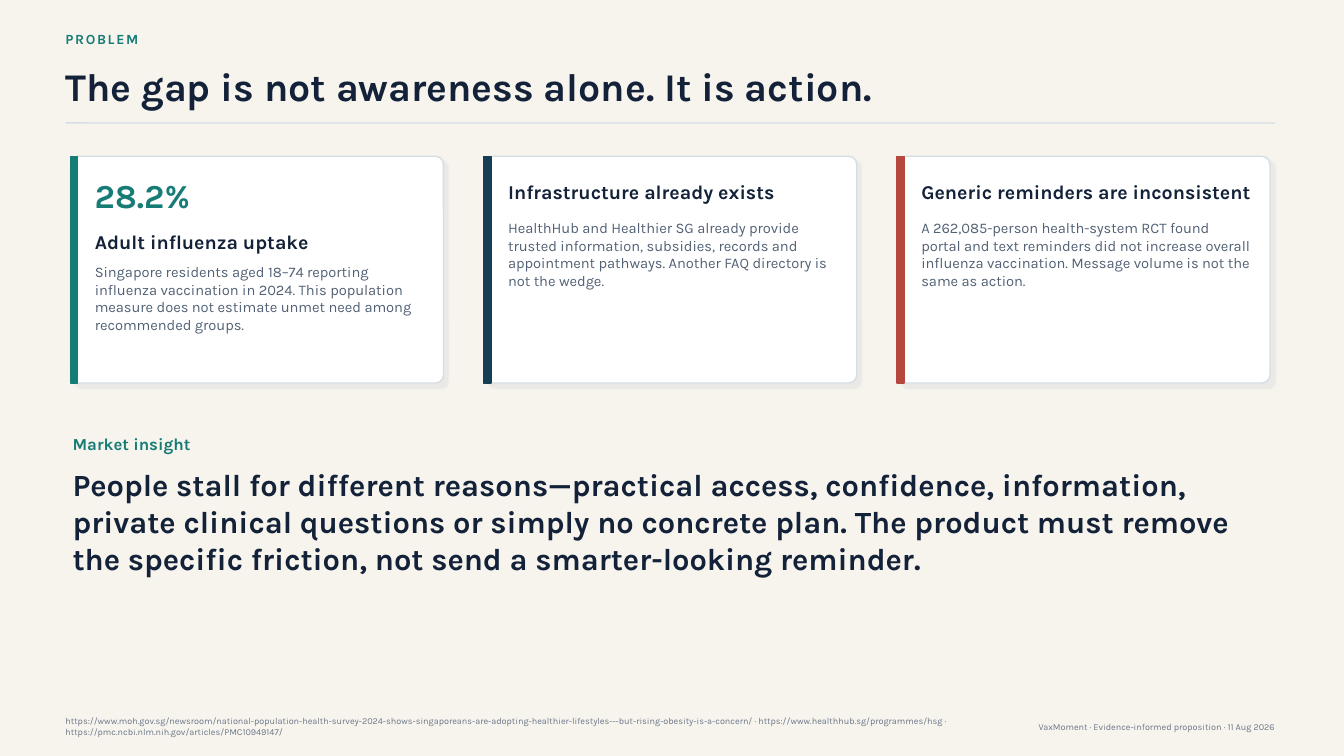
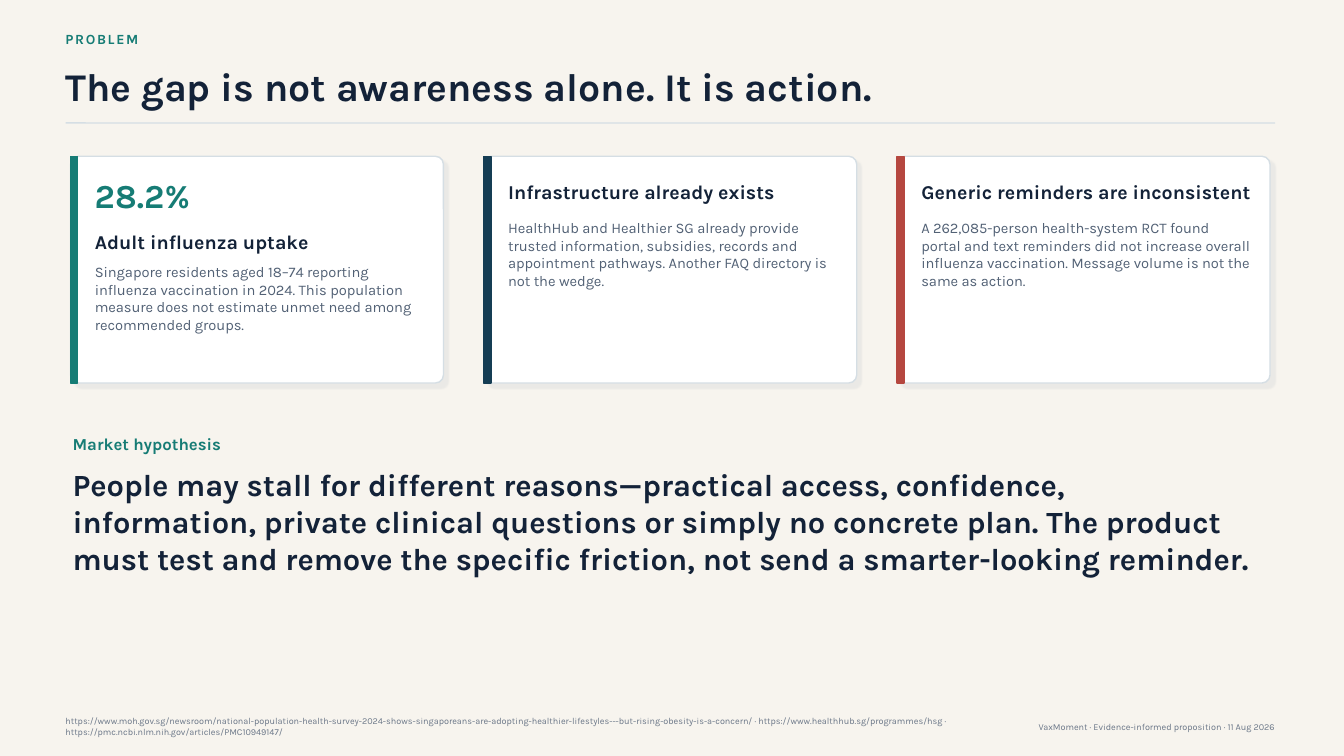
Before and after one commit to smellywesley/Vax-moment, a slide deck: slide 2 of submission/VAXMOMENT_PITCH_DECK.pptx. Drawn at 1344x756 pixels with LibreOffice and Linux fonts; fonts in the diff are those of the drawing. Boxes give left, top, right and bottom in pixels: in the first picture for what was removed or moved away, otherwise in the second. Text is boxed around its words. In the diff, an @@ line names an element or a change of style, - is before the commit and + after.

```diff
--- a/submission/VAXMOMENT_PITCH_DECK.pptx
+++ b/submission/VAXMOMENT_PITCH_DECK.pptx
@@ text at (73,438,221,455): text changed @@
-Market insight
+Market hypothesis
@@ text at (73,474,1249,578): text changed @@
-People stall for different reasons—practical access, confidence, information, private clinical questions or simply no concrete plan. The product must remove the specific friction, not send a smarter-looking reminder.
+People may stall for different reasons—practical access, confidence, information, private clinical questions or simply no concrete plan. The product must test and remove the specific friction, not send a smarter-looking reminder.
```
Also in this commit, not shown: 1 other slide changed, 6 other files.
